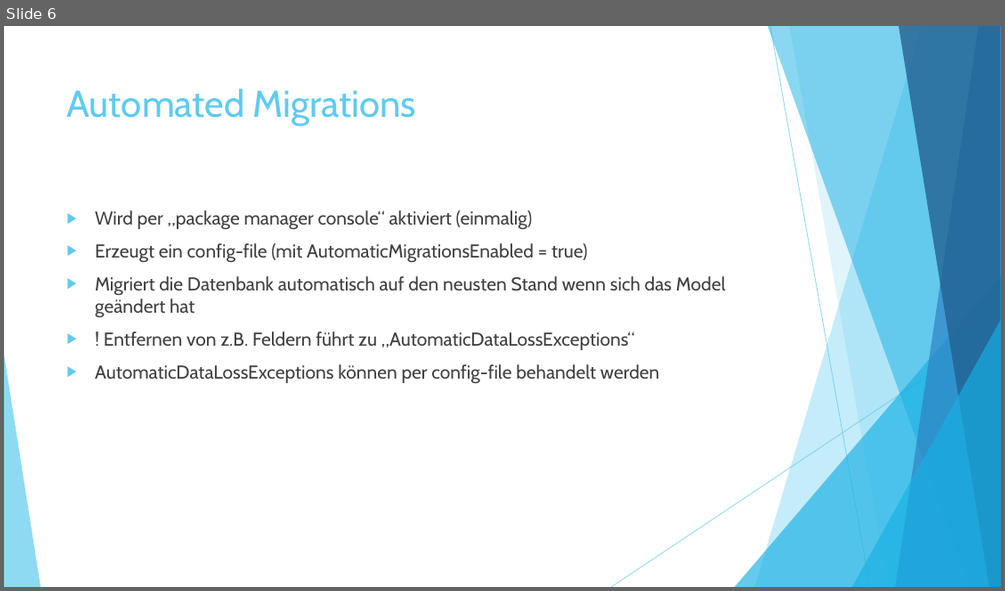
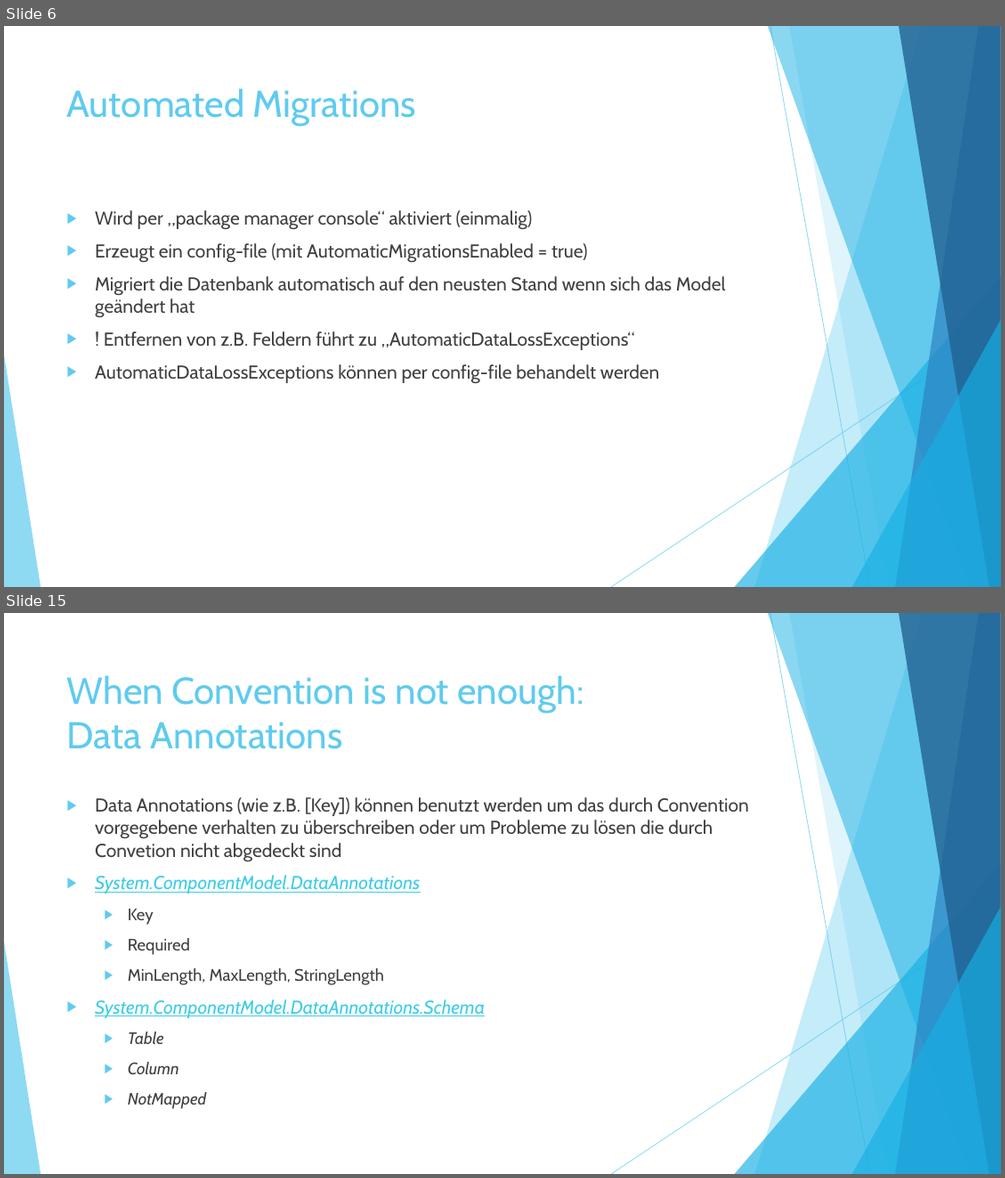
Before and after one commit to ChrisMuellersCode/EFMigrations, a slide deck: ppt/Entity Framework Migrations.pptx. Shown one above the other, each under a label of ours: slide 6 before the commit, slides 6 and 15 after it; the slides between them are not shown. The pictures are 1005x591 and 1005x1178 pixels, drawn with LibreOffice and Linux fonts; fonts in the diff are those of the drawing. Boxes give left, top, right and bottom in pixels: in the first picture for what was removed or moved away, otherwise in the second. Text is boxed around its words. In the diff, an @@ line names an element or a change of style, - is before the commit and + after.

```diff
--- a/ppt/Entity Framework Migrations.pptx
+++ b/ppt/Entity Framework Migrations.pptx
@@ slide 15 added at box(4, 613, 1001, 1174), background #FFFFFF; not listed: 10 template elements that a slide beside it also shows @@
@@ title added at box(67, 675, 583, 749), 36 pt, text #5FCBEF @@
+When Convention is not enough:
+Data Annotations
@@ text added at box(95, 797, 749, 1109), 18 pt, text #404040 @@
+▶ Data Annotations (wie z.B. [Key]) können benutzt werden um das durch Convention vorgegebene verhalten zu überschreiben oder um Probleme zu lösen die durch Convetion nicht abgedeckt sind
+▶ System.ComponentModel.DataAnnotations
+  ▶ Key
+  ▶ Required
+  ▶ MinLength, MaxLength, StringLength
+▶ System.ComponentModel.DataAnnotations.Schema
+  ▶ Table
+  ▶ Column
+  ▶ NotMapped
```
Also in this commit, not shown: 1 slide changed, 15 other slides added, 2 slides removed.
